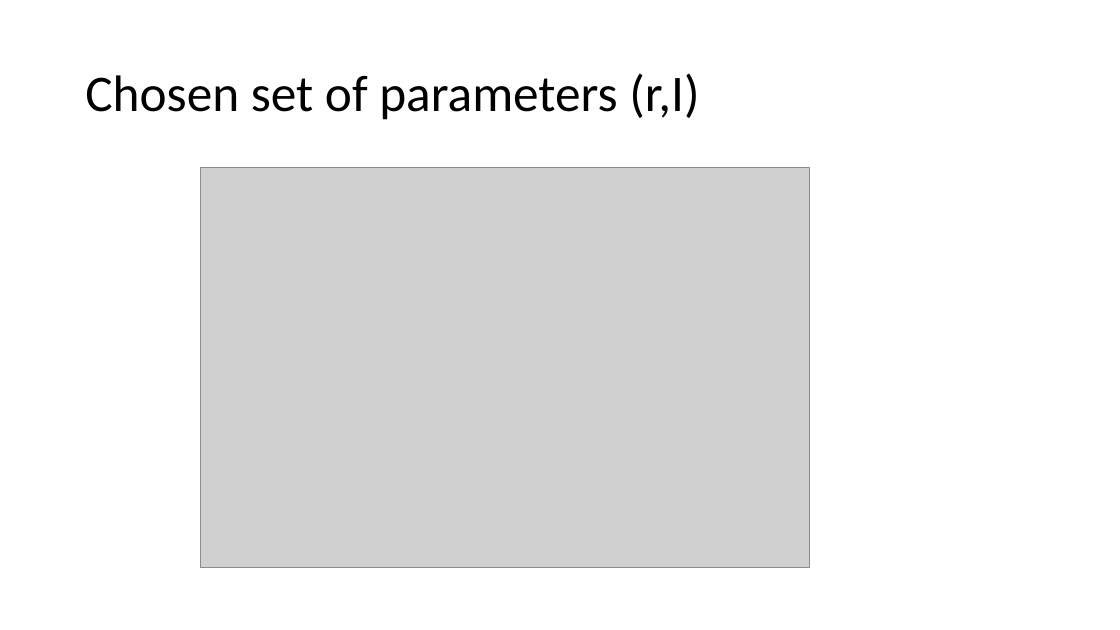
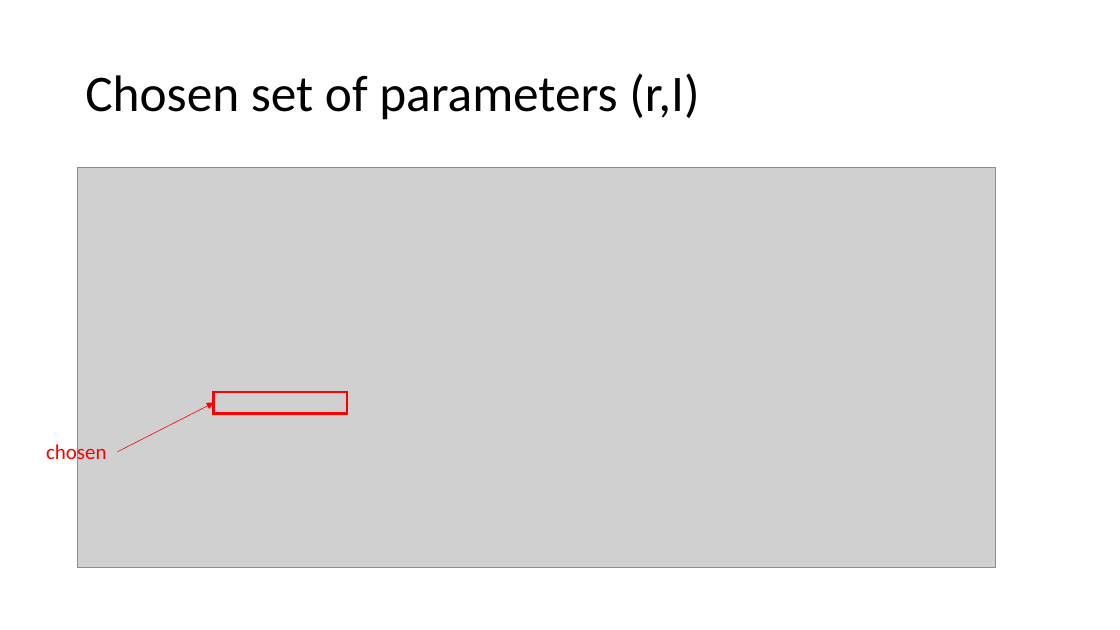
Before and after one commit to liorkissos/VLF-Simulations, a slide deck: slide 31 of PAPR Reduction- PTS.pptx (slide 32 before the commit). Drawn at 1120x630 pixels with LibreOffice and Linux fonts; fonts in the diff are those of the drawing; grey boxes stand for pictures. Boxes give left, top, right and bottom in pixels: in the first picture for what was removed or moved away, otherwise in the second. Text is boxed around its words. In the diff, an @@ line names an element or a change of style, - is before the commit and + after.

```diff
--- a/PAPR Reduction- PTS.pptx
+++ b/PAPR Reduction- PTS.pptx
@@ picture: place and size @@
-picture at box(201, 168, 809, 568)
+picture at box(77, 168, 996, 568)
@@ arrow added from (118, 452) to (213, 402), #FF0000 0.5 pt @@
@@ rectangle added at box(213, 392, 347, 414), outline #FF0000 2.25 pt @@
@@ text added at box(46, 441, 107, 465), 18 pt, text #FF0000 @@
+chosen
```
Also in this commit, not shown: 13 other slides changed, 3 slides added, 5 slides removed, 3 other files.
